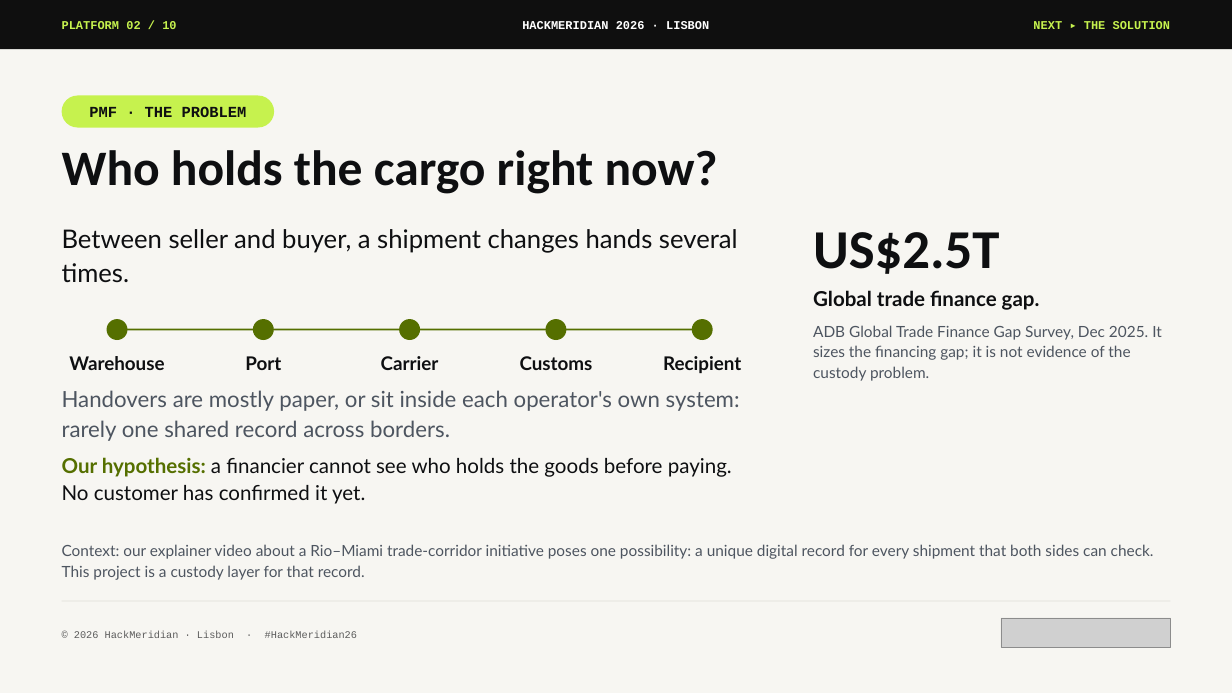
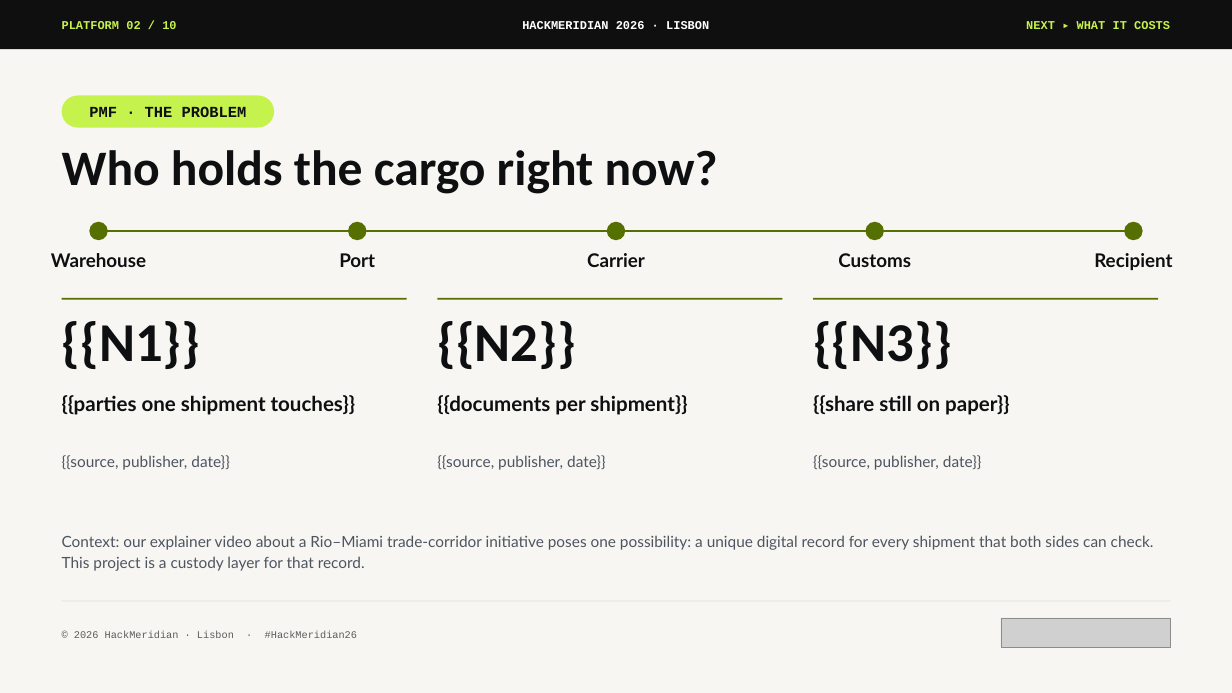
Before and after one commit to pwsaragossy/hackmeridian-cos, a slide deck: slide 2 of projects/hackmeridian-rail/deck/radox-custody-rail.pptx. Drawn at 1232x693 pixels with LibreOffice and Linux fonts; fonts in the diff are those of the drawing; grey boxes stand for pictures. Boxes give left, top, right and bottom in pixels: in the first picture for what was removed or moved away, otherwise in the second. Text is boxed around its words. In the diff, an @@ line names an element or a change of style, - is before the commit and + after.

```diff
--- a/projects/hackmeridian-rail/deck/radox-custody-rail.pptx
+++ b/projects/hackmeridian-rail/deck/radox-custody-rail.pptx
@@ text at (1026, 21, 1170, 29): text changed @@
-NEXT ▸ THE SOLUTION
+NEXT ▸ WHAT IT COSTS
@@ text removed at (62, 229, 738, 283) @@
-Between seller and buyer, a shipment changes hands several times.
@@ ellipse: place and size @@
-ellipse at (107, 319, 128, 340)
+ellipse at (89, 222, 108, 240)
@@ rectangle added at (99, 230, 1133, 232), fill #556F00 @@
@@ ellipse: place and size @@
-ellipse at (399, 319, 420, 340)
+ellipse at (348, 222, 367, 240)
@@ ellipse: place and size @@
-ellipse at (546, 319, 567, 340)
+ellipse at (607, 222, 625, 240)
@@ text removed at (813, 232, 999, 274) @@
-US$2.5T
@@ ellipse: place and size @@
-ellipse at (253, 319, 274, 340)
+ellipse at (865, 222, 884, 240)
@@ ellipse: place and size @@
-ellipse at (692, 319, 713, 340)
+ellipse at (1124, 222, 1143, 240)
@@ text "Warehouse": place and size @@
-text "Warehouse" at (69, 356, 164, 370)
+text "Warehouse" at (51, 253, 146, 267)
@@ text "Port": place and size @@
-text "Port" at (245, 356, 281, 370)
+text "Port" at (339, 253, 375, 267)
@@ text "Carrier": place and size @@
-text "Carrier" at (381, 356, 439, 370)
+text "Carrier" at (587, 253, 645, 267)
@@ text "Customs": place and size @@
-text "Customs" at (520, 356, 593, 370)
+text "Customs" at (838, 253, 911, 267)
@@ text "Recipient": place and size @@
-text "Recipient" at (663, 356, 741, 373)
+text "Recipient" at (1094, 253, 1172, 270)
@@ rectangle: place and size @@
-rectangle at (117, 328, 702, 330)
+rectangle at (62, 298, 407, 299)
@@ rectangle added at (437, 298, 782, 299), fill #556F00 @@
@@ rectangle added at (813, 298, 1158, 299), fill #556F00 @@
@@ text added at (62, 321, 201, 369), 64 pt, text #0E0F11, bold @@
+{{N1}}
@@ text added at (437, 321, 576, 369), 64 pt, text #0E0F11, bold @@
+{{N2}}
@@ text removed at (813, 325, 1162, 381) @@
-Global trade finance gap.
-ADB Global Trade Finance Gap Survey, Dec 2025. It sizes the financing gap; it is not evidence of the custody problem.
@@ text added at (813, 321, 952, 369), 64 pt, text #0E0F11, bold @@
+{{N3}}
@@ text removed at (62, 390, 740, 441) @@
-Handovers are mostly paper, or sit inside each operator's own system: rarely one shared record across borders.
@@ text added at (62, 395, 355, 415), 24 pt, text #0E0F11, bold @@
+{{parties one shipment touches}}
@@ text added at (437, 395, 687, 415), 24 pt, text #0E0F11, bold @@
+{{documents per shipment}}
@@ text added at (813, 395, 1009, 415), 24 pt, text #0E0F11, bold @@
+{{share still on paper}}
@@ text removed at (62, 457, 732, 504) @@
-Our hypothesis: a financier cannot see who holds the goods before paying. No customer has confirmed it yet.
@@ text added at (62, 455, 230, 470), 18 pt, text #4D5560 @@
+{{source, publisher, date}}
@@ text added at (437, 455, 606, 470), 18 pt, text #4D5560 @@
+{{source, publisher, date}}
@@ text added at (813, 455, 982, 470), 18 pt, text #4D5560 @@
+{{source, publisher, date}}
@@ text "Context: our explainer video about ...": place and size @@
-text "Context: our explainer video about ..." at (62, 544, 1154, 580)
+text "Context: our explainer video about ..." at (62, 535, 1154, 571)
```
Also in this commit, not shown: 2 other slides changed, 1 slide added, 1 slide removed, 4 other files.
